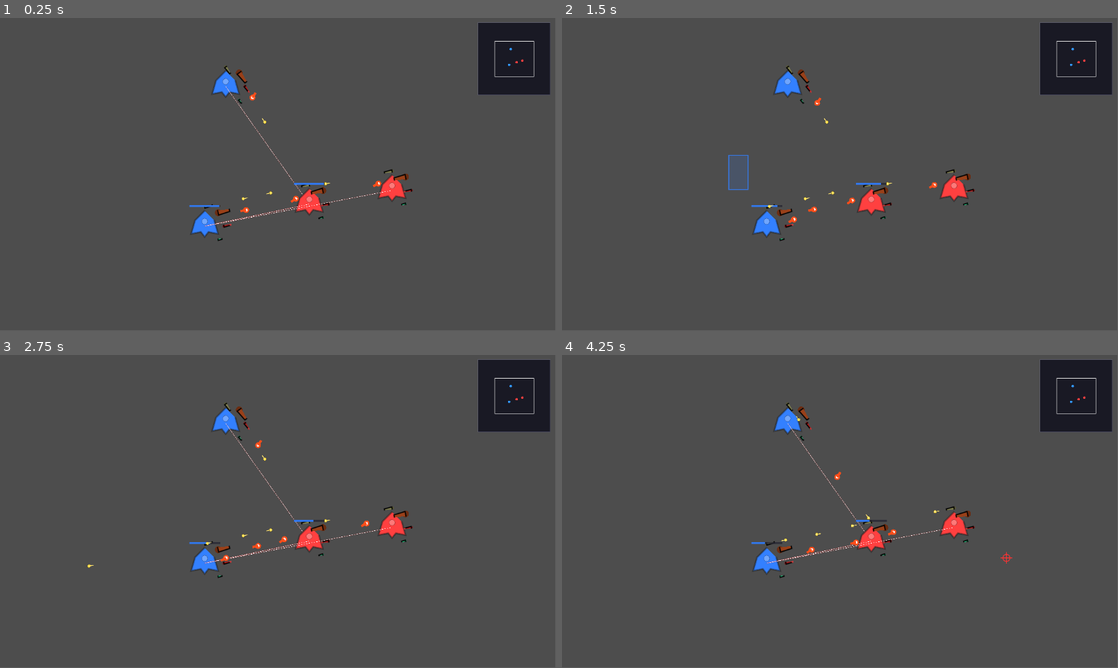
Above: before the commit, frames 1-4 (two rows, left to right).
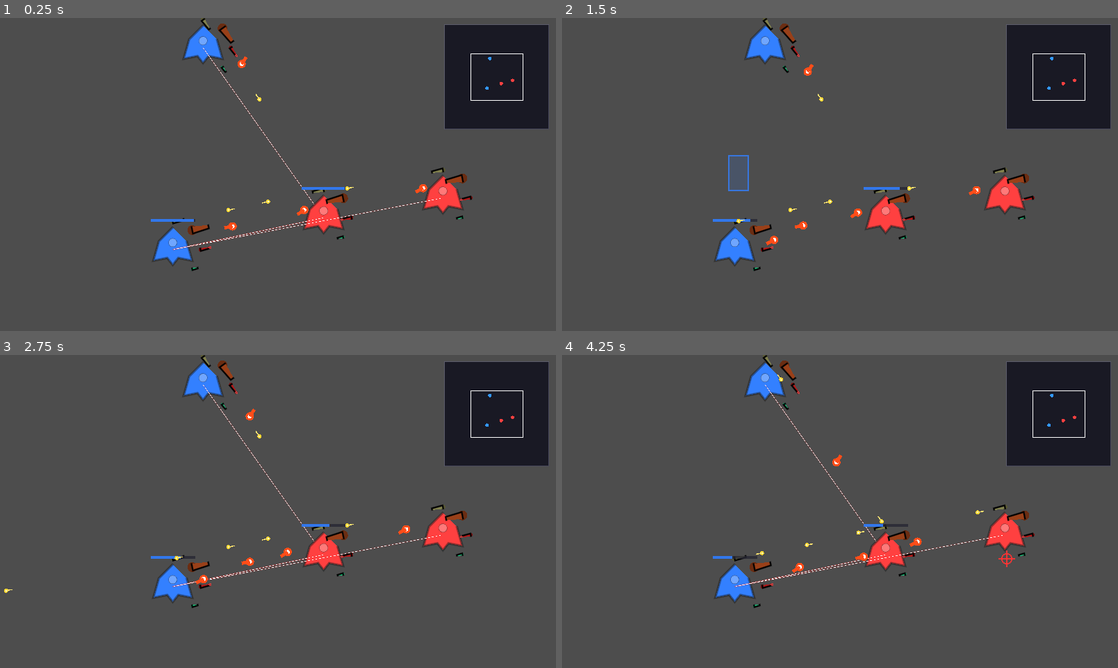
Above: after the commit, the same moments.

Repository: ZhanXuzhao/SpaceRTS
Game: Godot game, scene res://scenes/main.tscn
The game is run twice, just before and just after one commit, with the same random seed, the same clock (stepped at 60 frames per second) and the same inputs.
Inputs (mouse positions are in pixels of both pictures, inside the frame that each line leads up to):
- Up to frame 1 (0.25 s): no input
- Up to frame 2 (1.5 s): tap Enter at 0.5 s; move the mouse to (962, 158) at 0.52 s; tap R at 0.6 s; click (962, 158) at 0.67 s; drag from (728, 190) to (789, 86) at 1.27 s
- Up to frame 3 (2.75 s): move the mouse to (333, 442) at 2.02 s; hold Shift from 2.03 s (still down)
- Up to frame 4 (4.25 s): release Shift at 2.75 s; drag from (812, 574) to (956, 527) at 2.77 s; move the mouse to (1006, 558) at 3.52 s; hold A from 3.53 s (still down); tap Q at 3.6 s
In our replay, the window is 799x449 before the commit and 800x450 after it. These sizes can differ from the game's own. Grey fills any space a smaller window leaves; there, only what the larger window draws over its background counts as a difference.

The runs differ from the first frame. In frame 1, 8.3% of the frame differs, in the area x 27-99%, y 0-81%; in frame 2, 8.0%; in frame 3, 8.4%; in frame 4, 8.4%.

Commit message:
Fix fullscreen: use project.godot numeric values for stretch mode

Diff:
--- a/project.godot
+++ b/project.godot
@@ -18,3 +18,11 @@
 config/description="鼠标拖拽选中单位，右键移动单位"
 run/main_scene="res://scenes/main.tscn"
 config/features=PackedStringArray("4.6")
+
+[display]
+
+window/size/viewport_width=1920
+window/size/viewport_height=1080
+window/size/mode=3
+window/stretch/mode=1
+window/stretch/aspect=4
